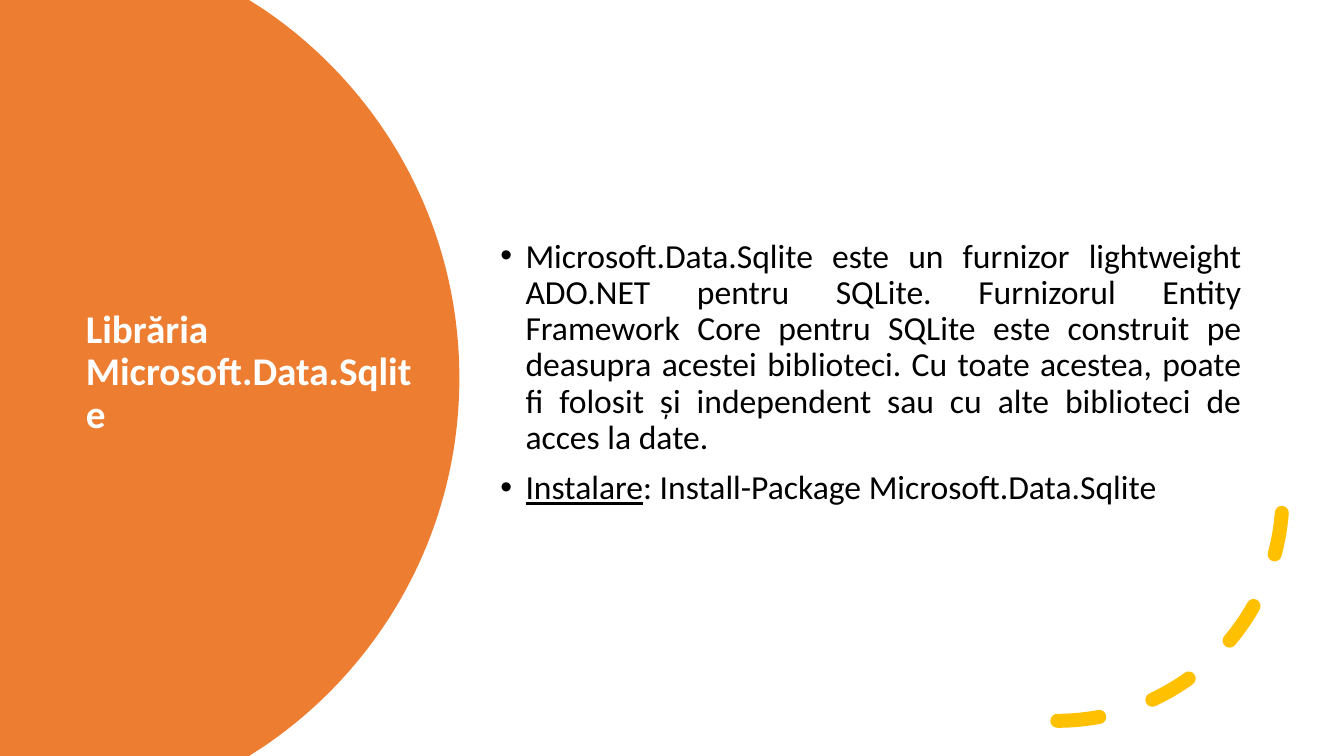
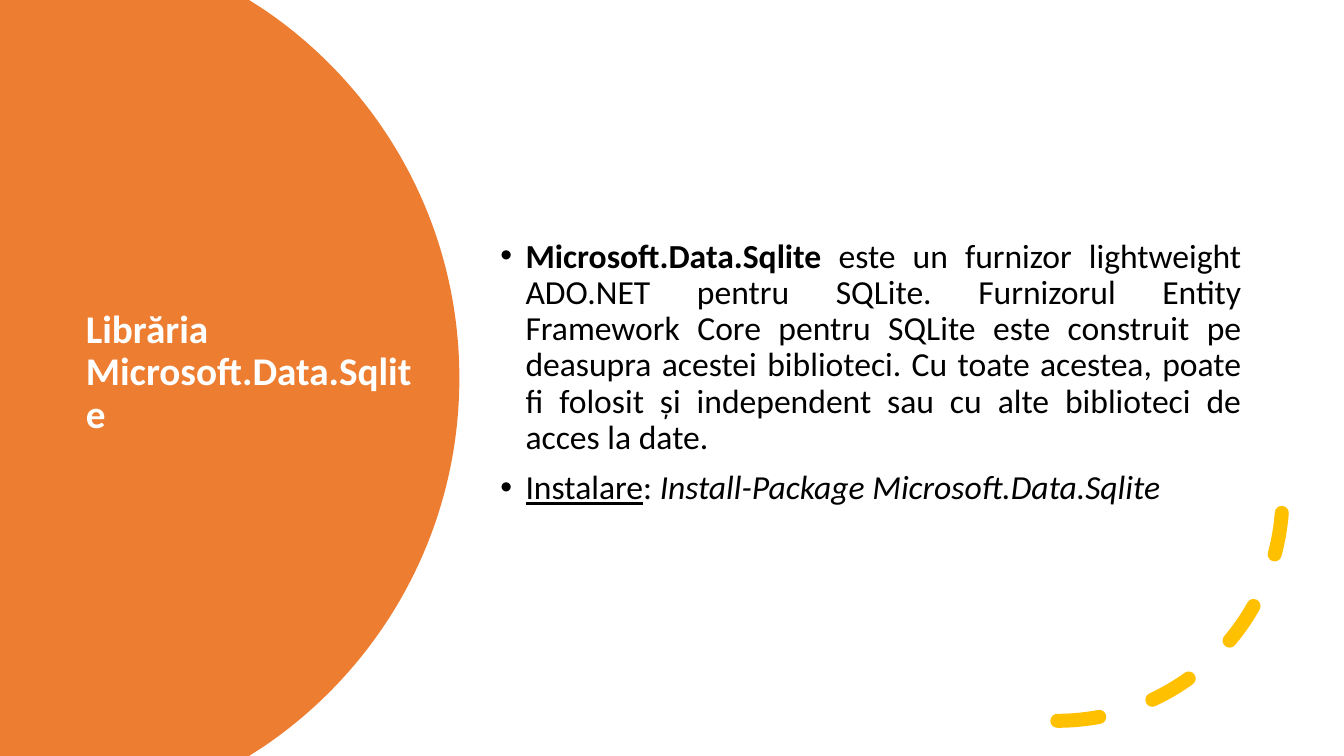
Before and after one commit to GoreaTudor/MyTinder, a slide deck: slide 11 of Presentation.pptx. Drawn at 1344x756 pixels with LibreOffice and Linux fonts; fonts in the diff are those of the drawing. Boxes give left, top, right and bottom in pixels: in the first picture for what was removed or moved away, otherwise in the second. Text is boxed around its words. In the diff, an @@ line names an element or a change of style, - is before the commit and + after.

```diff
--- a/Presentation.pptx
+++ b/Presentation.pptx
@@ text "Microsoft.Data.Sqlite este un furnizor lightweight ..." at (526, 244, 1241, 505): bold on in "Microsoft.Data.Sqlite"; italic on in "Install-Package Microsoft.Data.Sqlite" @@
```
Also in this commit, not shown: 5 slides added, 1 slide removed.
